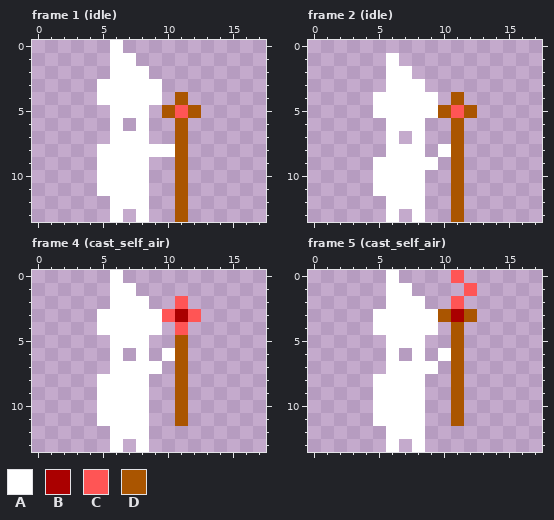
One commit to this pixel-art file: player/player.aseprite. Above, as it was before the edit.
18x14 pixels, 12 frames. Shown: frame 1 (idle), frame 2 (idle), frame 4 (cast_self_air), frame 5 (cast_self_air). The commit also changed other frames, which this record leaves out.
Visible layers, top first: "staff", "player".
Palette (. is transparent): A #ffffff  B #aa0000  C #ff5555  D #aa5500
Pixels before, frame 1 (idle), first column x 5:
 0 .A......
 1 .AA.....
 2 .AAA....
 3 AAAAA...
 4 AAAAA.D.
 5 .AAA.DCD
 6 .A.A..D.
 7 .AAA..D.
 8 AAAAAAD.
 9 AAAA..D.
10 AAAA..D.
11 AAAA..D.
12 .AAA..D.
13 .A.A..D.
Pixels before, frame 2 (idle), first column x 5:
 1 .A......
 2 .AA.....
 3 .AAA....
 4 AAAAA.D.
 5 AAAAADCD
 6 .AAA..D.
 7 .A.A..D.
 8 .AAA.AD.
 9 AAAAA.D.
10 AAAA..D.
11 AAAA..D.
12 .AAA..D.
13 .A.A..D.
Pixels before, frame 4 (cast_self_air), first column x 5:
 0 .A......
 1 .AA.....
 2 .AAA..C.
 3 AAAAACBC
 4 AAAAA.C.
 5 .AAA..D.
 6 .A.A.AD.
 7 .AAAA.D.
 8 AAAA..D.
 9 AAAA..D.
10 AAAA..D.
11 AAAA..D.
12 .AAA....
13 .A.A....
Pixels before, frame 5 (cast_self_air), first column x 5:
 0 .A....C.
 1 .AA....C
 2 .AAA..C.
 3 AAAAADBD
 4 AAAAA.D.
 5 .AAA..D.
 6 .A.A.AD.
 7 .AAAA.D.
 8 AAAA..D.
 9 AAAA..D.
10 AAAA..D.
11 AAAA..D.
12 .AAA....
13 .A.A....
New version:
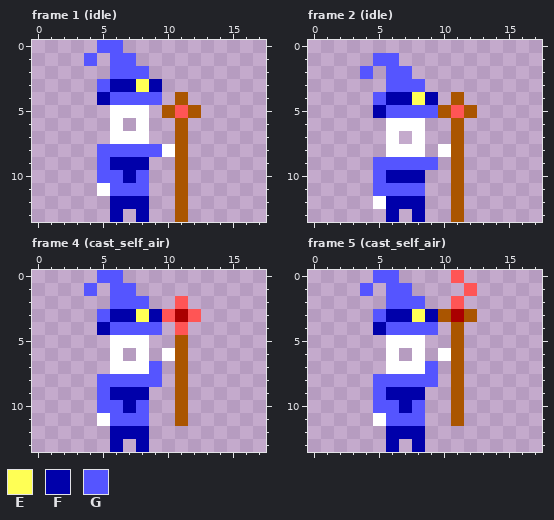
Colours new in this view: E #ffff55  F #0000aa  G #5555ff
Diff:
Changed rows in their new state; - is an unchanged pixel.
Frame 1 (idle), layer "player":
first column x 4:
 0 -GG---
 1 G-GG--
 2 --GGG-
 3 -GFFEF
 4 -FGGGG
first column x 5:
 8 GGGGG
 9 GFFF-
10 GGFG-
11 -GGG-
12 -FFF-
13 -F-F-
Frame 2 (idle), layer "player":
first column x 4:
 1 -GG---
 2 G-GG--
 3 --GGG-
 4 -GFFEF
 5 -FGGGG
first column x 5:
 9 GGGGG
10 GFFF-
11 GGGG-
12 AFFF-
13 -F-F-
Frame 4 (cast_self_air), layer "player":
first column x 4:
 0 -GG---
 1 G-GG--
 2 --GGG-
 3 -GFFEF
 4 -FGGGG
 7 -----G
 8 -GGGGG
 9 -GFFF-
10 -GGFG-
11 --GGG-
12 --FFF-
13 --F-F-
Frame 5 (cast_self_air), layer "player": the same change as frame 4 (cast_self_air)
